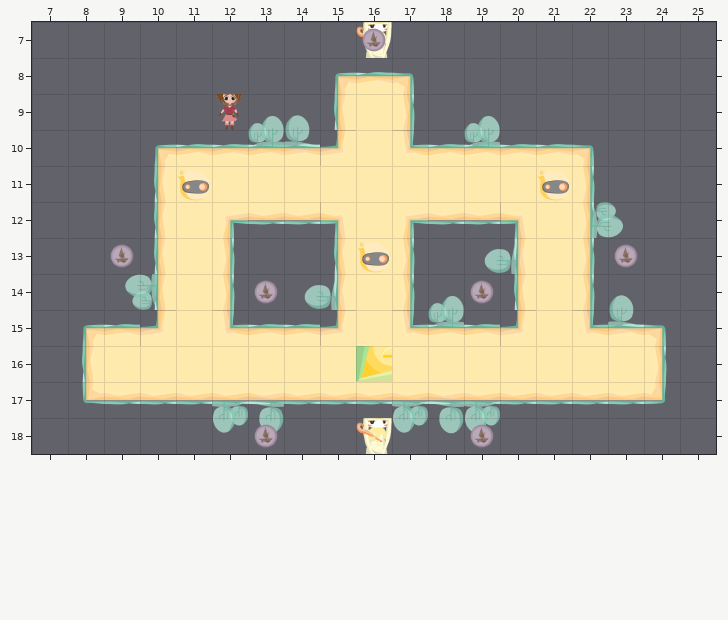
A Tiled map gets an edit: LibGDX/core/assets/Levels/level11.tmx. That is the earlier state.
Cells are 128x128 px. Shown: x 7..25, y 7..18.
After:
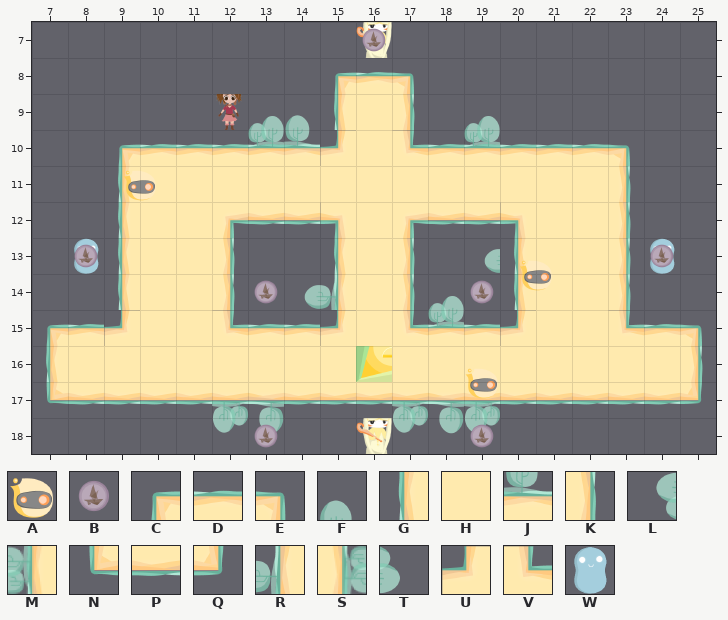
Key: from "newTile": A 58 "undermonster", B 67 "ship"; from "tileset.V1": C 0, D 2, E 3, F 6, G 11, H 12, J 17, K 25, L 26, M 27, N 33, P 34, Q 36, R 38, S 41, T 42, U 55, V 56, W 84.
_ is an empty cell.
Objects are placed by their top-left corner, in cells (3,4 is the top-left corner of cell 3,4); size is 1x1 cell unless given.
See-through tiles are keyed as they look on the map.
From old to new:
Layer "Ground":
There is now tile C in row 10 at x 9; in row 15 at x 7.
The edit turns tile C into tile D in row 10 at x 10; in row 15 at x 8.
The edit turns tile E into tile D in row 10 at x 22; in row 15 at x 24.
There is now tile E in row 10 at x 23; in row 15 at x 25.
The edit turns tile L into tile G in row 14 at x 9.
The edit turns tile R into tile G in row 13 at x 20.
There is now tile G in rows 11 to 13 at x 9; in row 16 at x 7.
The edit turns tile G into tile H in rows 11 to 13 at x 10; in row 16 at x 8.
The edit turns tile K into tile H in row 11 at x 22; in rows 13 to 14 at x 22; in row 16 at x 24.
The edit turns tile M into tile H in row 14 at x 10.
The edit turns tile S into tile H in row 12 at x 22.
The edit turns tile U into tile H in row 15 at x 10.
The edit turns tile V into tile H in row 15 at x 22.
The edit turns tile F into tile K in row 14 at x 23.
The edit turns tile T into tile K in row 12 at x 23.
There is now tile K in row 11 at x 23; in row 13 at x 23; in row 16 at x 25.
There is now tile N in row 17 at x 7.
The edit turns tile N into tile P in row 17 at x 8.
The edit turns tile Q into tile P in row 17 at x 24.
There is now tile Q in row 17 at x 25.
The edit turns tile D into tile U in row 15 at x 9.
The edit turns tile J into tile V in row 15 at x 23.
Layer "Monster":
Object A "1" at 11,11 becomes A "1" at 9.5,11.
Object A "5" at 21,11 becomes A "5" at 20.5,13.5.
Object A "2" at 16,13 becomes A "2" at 19,16.5.
A new object: W "6" at 8,13.
A new object: W "7" at 24,13.
Layer "Object":
There is now tile B in row 13 at x 8 and 24.
Tile B is removed in row 13 at x 9 and 23.
Pixel boxes of the changes (left, top, right, bottom) in both pictures:
changed: (46, 144, 210, 405)
changed: (500, 144, 703, 405)
old place: (357, 242, 390, 273)
new place: (465, 368, 498, 399)
